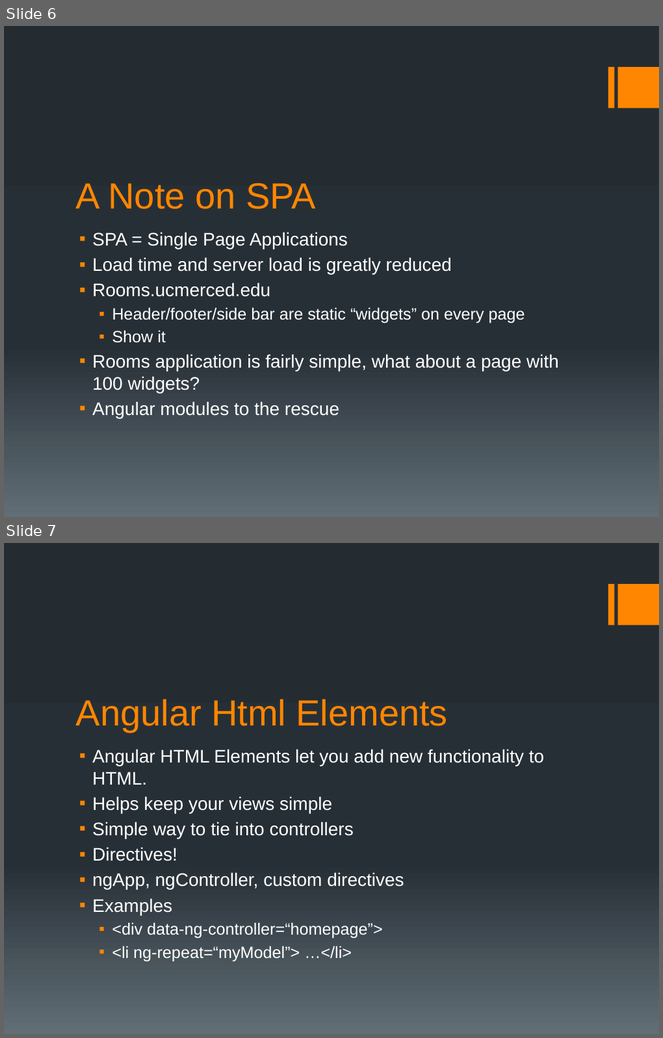
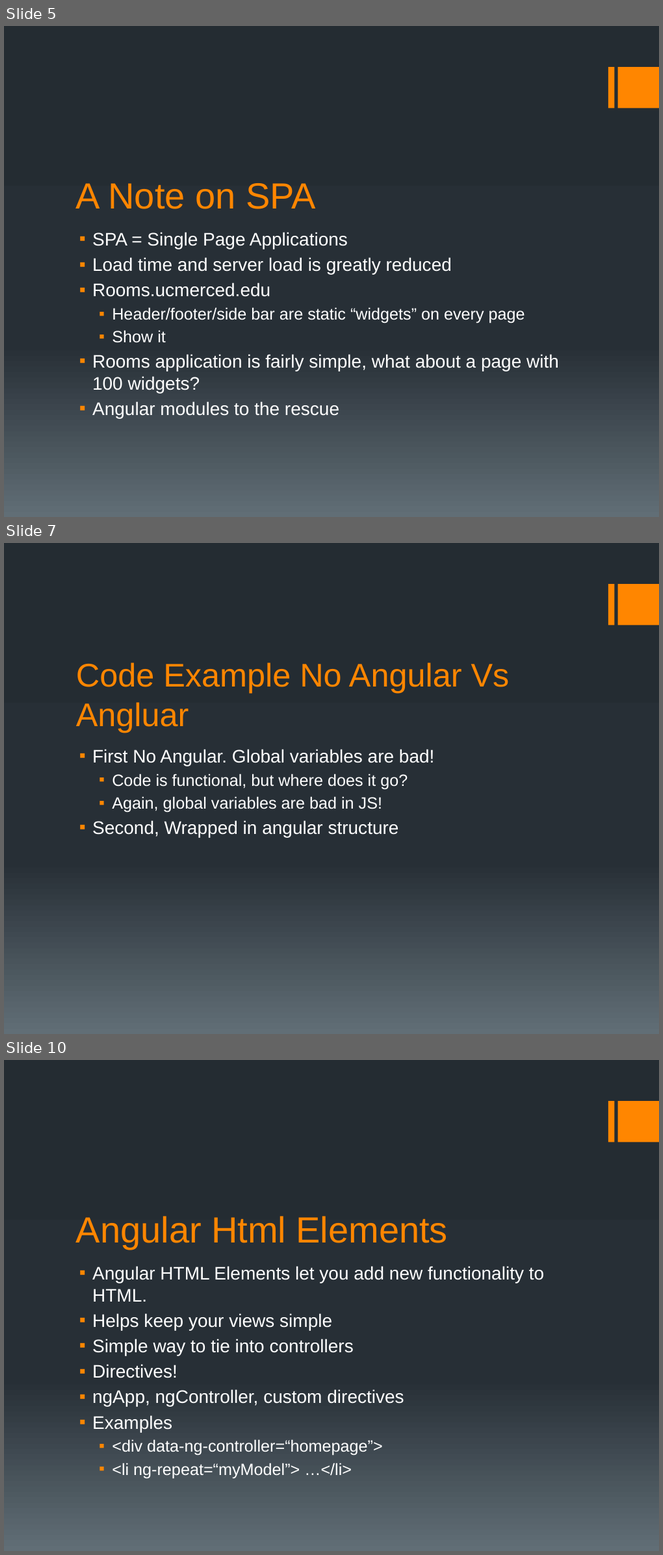
Before and after one commit to motobreath/angular_presentation, a slide deck: angular presentation.pptx. Shown one above the other, each under a label of ours: slides 6 and 7 before the commit, slides 5, 7 and 10 after it; the slides between them are not shown. The pictures are 663x1038 and 663x1555 pixels, drawn with LibreOffice and Linux fonts; fonts in the diff are those of the drawing. Boxes give left, top, right and bottom in pixels: in the first picture for what was removed or moved away, otherwise in the second. Text is boxed around its words. In the diff, an @@ line names an element or a change of style, - is before the commit and + after.

Commit message:
added slides to show how angular cleans up code

```diff
--- a/angular presentation.pptx
+++ b/angular presentation.pptx
@@ slide 7 added at [4, 543, 659, 1034], background gradient #242C33 to #273037 to #636D76; not listed: 2 template elements that a slide beside it also shows @@
@@ title added at [76, 663, 510, 733], 36 pt, text #FF8600 @@
+Code Example No Angular Vs Angluar
@@ text added at [92, 749, 434, 837], 20 pt, text #FFFFFF @@
+▪ First No Angular. Global variables are bad!
+  ▪ Code is functional, but where does it go?
+  ▪ Again, global variables are bad in JS!
+▪ Second, Wrapped in angular structure
@@ what was slide 6 is now slide 5 @@
@@ what was slide 7 is now slide 10 @@
```
Also in this commit, not shown: 1 slide changed, 2 other slides added.
